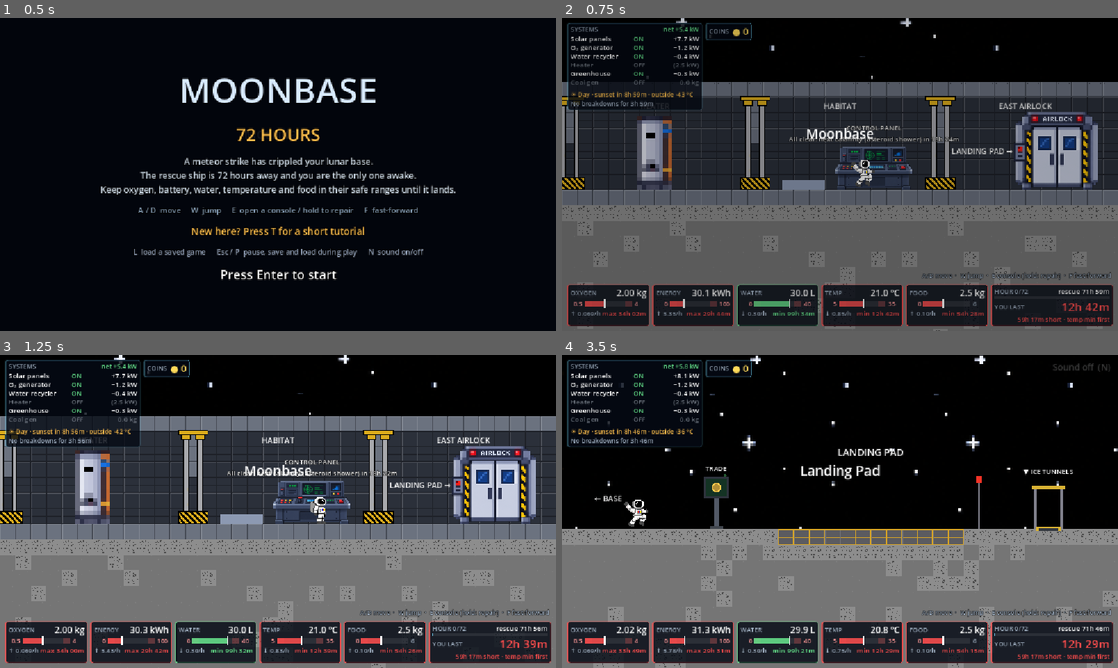
Above: before the commit, frames 1-4 (two rows, left to right).
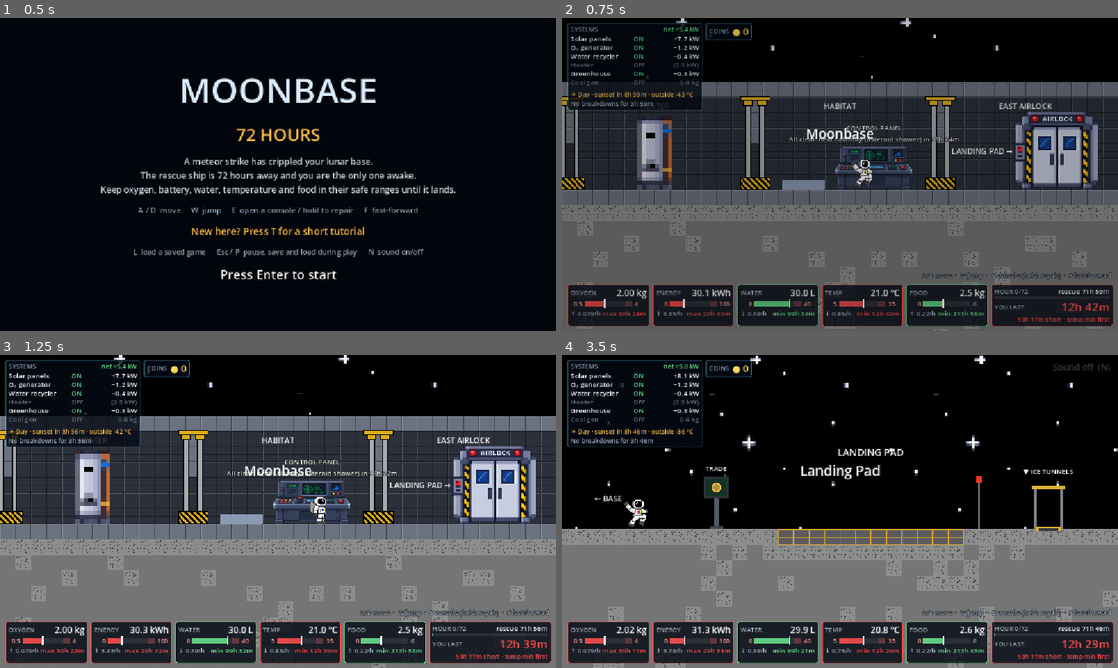
Above: after the commit, the same moments.

Repository: kushmdesai/72-Hours
Game: Godot game, scene res://scenes/main.tscn
The game is run twice, just before and just after one commit, with the same random seed, the same clock (stepped at 60 frames per second) and the same inputs.
Inputs (mouse positions are in pixels of both pictures, inside the frame that each line leads up to):
- Up to frame 1 (0.5 s): no input
- Up to frame 2 (0.75 s): tap Enter (ui_accept) at 0.5 s; move the mouse to (962, 158) at 0.52 s; hold D (move_right) from 0.53 s (still down); tap M (debrief) at 0.6 s; click (962, 158) at 0.67 s
- Up to frame 3 (1.25 s): keep holding D (move_right); tap W (jump) at 0.77 s
- Up to frame 4 (3.5 s): move the mouse to (728, 527) at 1.27 s; tap E (interact) at 1.35 s; tap W (jump) at 1.52, 3.02 s; move the mouse to (895, 442) at 2.02 s; release D (move_right) at 2.03 s; hold A (move_left) 2.03-2.78 s; tap N at 2.1 s; move the mouse to (812, 574) at 2.77 s; hold D (move_right) from 2.78 s (still down); tap L at 2.85 s; click (812, 574) at 2.92 s

Frame 1 is identical in both runs. In frame 2, 0.3% of the frame differs, in the area x 4-77%, y 84-99%; in frame 3, 0.3%; in frame 4, 0.4%.

Commit message:
Make the greenhouse grow food faster and more reliably
Crop yield y goes from 0.18 to 0.3 kg/h, the growth width T_span from 14
to 20 °C so it still grows in a cool cabin (down to 3 °C instead of 9 °C),
and the blight rate from 0.010 to 0.006 per hour. math.md's food table
and constants list are updated to match.

Co-Authored-By: Claude Opus 5.5 (1M context) <noreply@anthropic.com>

Diff:
--- a/scripts/base_config.gd
+++ b/scripts/base_config.gd
@@ -91,12 +91,12 @@
 ## c_F: astronaut food use, 1.8 kg/day.
 @export var food_use: float = 0.075
 ## y: greenhouse crop yield in kg/h at the best temperature.
-@export var crop_yield: float = 0.18
+@export var crop_yield: float = 0.3
 ## T_opt: cabin temperature the crop grows best at.
 @export var crop_best_temperature: float = 23.0
 ## T_span: growth falls to zero this many °C either side of T_opt, following
 ## f(T) = max(0, 1 - ((T - T_opt)/T_span)^2).
-@export var crop_temperature_span: float = 14.0
+@export var crop_temperature_span: float = 20.0
 ## p: kg of oxygen the plants give off per kg of food grown (photosynthesis).
 @export var crop_oxygen: float = 0.08
 ## w_gh: water the plants drink and breathe out in L/h while the greenhouse is on.
@@ -156,7 +156,7 @@
 	"generator_jam": 0.012,
 	"water_leak": 0.012,
 	"heater_fault": 0.01,
-	"blight": 0.01,
+	"blight": 0.006,
 }
 ## No failures in the first few hours so the player can learn the controls.
 @export var failure_grace_hours: float = 4.0
Not shown, changed: math.md
